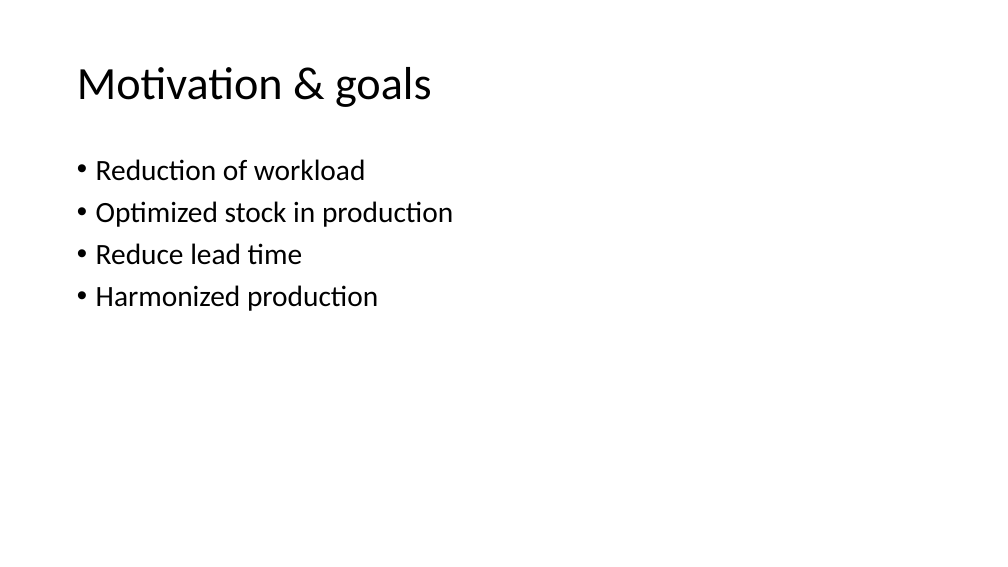
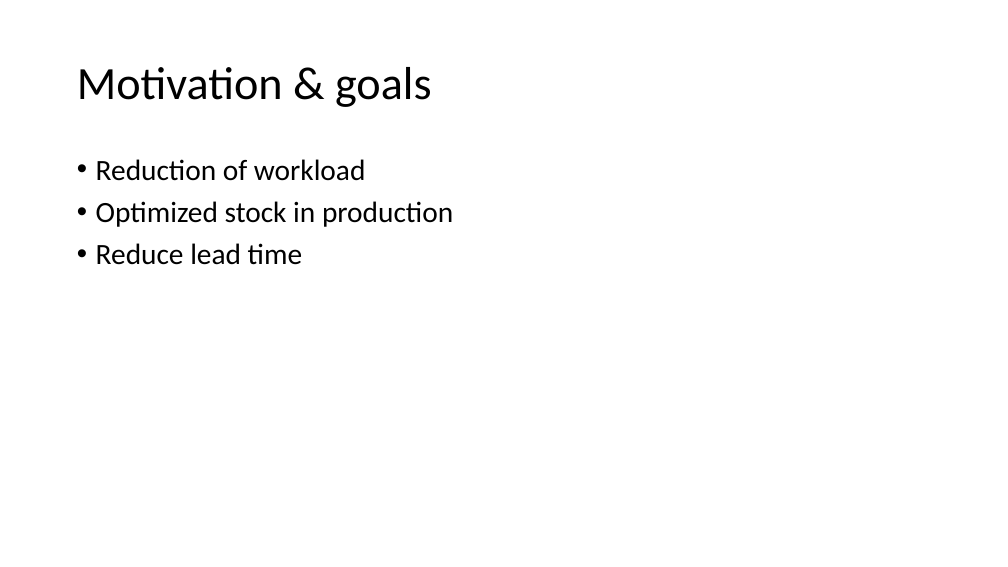
Before and after one commit to AndreasNeuhierl/InnoMgmt, a slide deck: slide 3 of desandere.pptx. Drawn at 1008x567 pixels with LibreOffice and Linux fonts; fonts in the diff are those of the drawing. Boxes give left, top, right and bottom in pixels: in the first picture for what was removed or moved away, otherwise in the second. Text is boxed around its words. In the diff, an @@ line names an element or a change of style, - is before the commit and + after.

```diff
--- a/desandere.pptx
+++ b/desandere.pptx
@@ text at (x1=96, y1=285, x2=378, y2=311): paragraph removed @@
-• Harmonized production
```
Also in this commit, not shown: 1 other slide changed.
